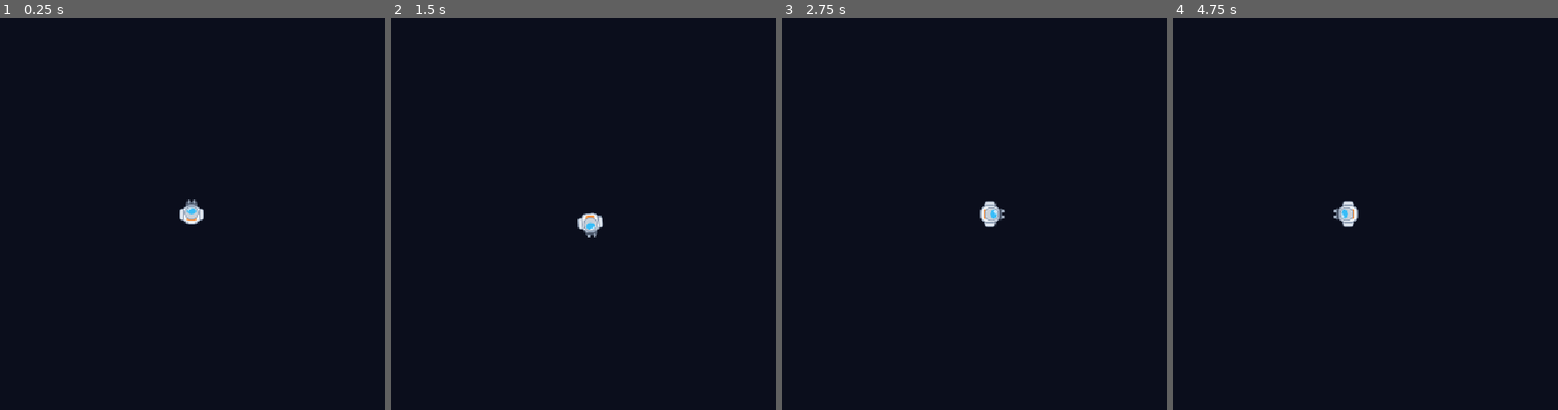
Above: before the commit, frames 1-4 (left to right).
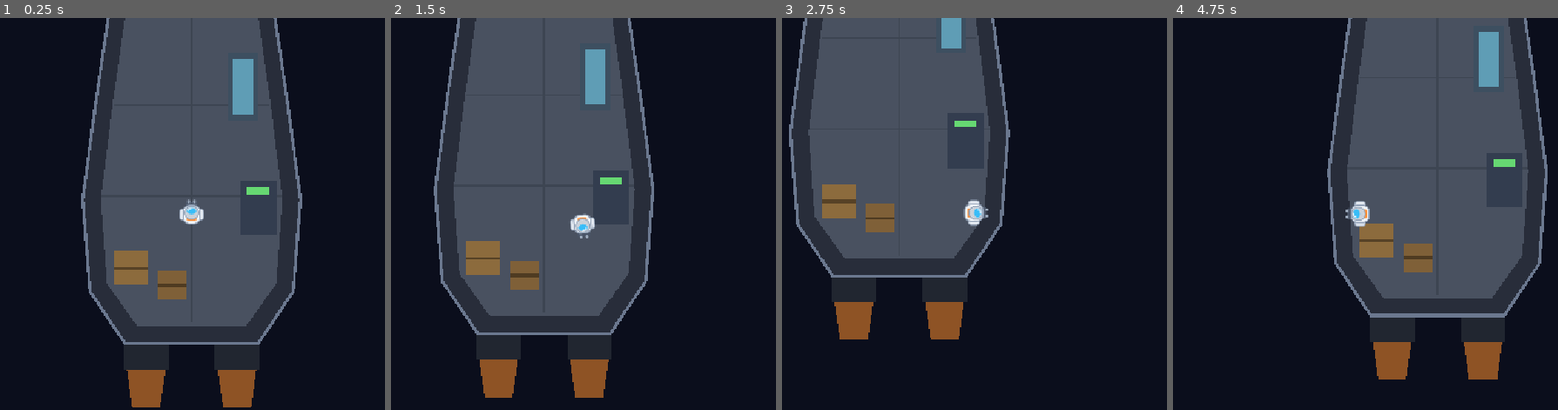
Above: after the commit, the same moments.

Repository: benjr70/space-pirates
Game: Godot game, scene res://scenes/main.tscn
Two runs of this game, one before a commit and one after it. Both use one fixed random seed, a clock stepped at 60 frames per second and the inputs below.
Inputs:
- Up to frame 1 (0.25 s): no input
- Up to frame 2 (1.5 s): tap Enter at 0.5 s; hold D (move_right) 0.53-1.28 s; hold S (move_down) from 1.28 s (still down)
- Up to frame 3 (2.75 s): release S (move_down) at 2.03 s; hold D (move_right) from 2.03 s (still down)
- Up to frame 4 (4.75 s): release D (move_right) at 2.78 s; hold W (move_up) 2.78-3.53 s; hold A (move_left) from 3.53 s (still down)

The runs differ from the first frame. In frame 1, 44% of the frame differs, in the area x 21-79%, y 0-100%; in frame 2, 43%; in frame 3, 36%; in frame 4, 41%.

Commit message:
Add ship interior scene with solid hull walls and props

Diff:
--- /dev/null
+++ b/node_2d.tscn
@@ -0,0 +1,3 @@
+[gd_scene format=3 uid="uid://bxjua58aohp2j"]
+
+[node name="Node2D" type="Node2D" unique_id=1195905853]
--- a/scenes/main.tscn
+++ b/scenes/main.tscn
@@ -1,6 +1,7 @@
-[gd_scene load_steps=2 format=3]
+[gd_scene load_steps=3 format=3]
 
-[ext_resource type="PackedScene" path="res://scenes/player.tscn" id="1_player"]
+[ext_resource type="PackedScene" path="res://scenes/ship.tscn" id="1_ship"]
+[ext_resource type="PackedScene" path="res://scenes/player.tscn" id="2_player"]
 
 [node name="Main" type="Node2D"]
 
@@ -13,5 +14,7 @@
 color = Color(0.043, 0.055, 0.11, 1)
 mouse_filter = 2
 
-[node name="Player" parent="." instance=ExtResource("1_player")]
-position = Vector2(576, 324)
+[node name="Ship" parent="." instance=ExtResource("1_ship")]
+
+[node name="Player" parent="." instance=ExtResource("2_player")]
+position = Vector2(0, 150)
--- /dev/null
+++ b/scenes/ship.tscn
@@ -0,0 +1,164 @@
+[gd_scene load_steps=6 format=3]
+
+[sub_resource type="RectangleShape2D" id="Rect_console"]
+size = Vector2(150, 50)
+
+[sub_resource type="RectangleShape2D" id="Rect_pod"]
+size = Vector2(50, 110)
+
+[sub_resource type="RectangleShape2D" id="Rect_crate_a"]
+size = Vector2(56, 56)
+
+[sub_resource type="RectangleShape2D" id="Rect_crate_b"]
+size = Vector2(48, 48)
+
+[sub_resource type="RectangleShape2D" id="Rect_engine_bay"]
+size = Vector2(60, 90)
+
+[node name="Ship" type="Node2D"]
+
+[node name="EngineGlow" type="Polygon2D" parent="."]
+z_index = -3
+color = Color(0.98, 0.55, 0.18, 0.55)
+polygon = PackedVector2Array(-108, 400, -42, 400, -52, 470, -98, 470)
+
+[node name="EngineGlow2" type="Polygon2D" parent="."]
+z_index = -3
+color = Color(0.98, 0.55, 0.18, 0.55)
+polygon = PackedVector2Array(42, 400, 108, 400, 98, 470, 52, 470)
+
+[node name="Engines" type="Polygon2D" parent="."]
+z_index = -2
+color = Color(0.13, 0.15, 0.19, 1)
+polygon = PackedVector2Array(-112, 340, -38, 340, -38, 408, -112, 408)
+
+[node name="Engines2" type="Polygon2D" parent="."]
+z_index = -2
+color = Color(0.13, 0.15, 0.19, 1)
+polygon = PackedVector2Array(38, 340, 112, 340, 112, 408, 38, 408)
+
+[node name="Hull" type="Polygon2D" parent="."]
+z_index = -2
+color = Color(0.16, 0.18, 0.23, 1)
+polygon = PackedVector2Array(0, -400, 88, -318, 136, -186, 158, -38, 180, 126, 168, 278, 110, 364, -110, 364, -168, 278, -180, 126, -158, -38, -136, -186, -88, -318)
+
+[node name="HullOutline" type="Line2D" parent="."]
+z_index = -1
+points = PackedVector2Array(0, -400, 88, -318, 136, -186, 158, -38, 180, 126, 168, 278, 110, 364, -110, 364, -168, 278, -180, 126, -158, -38, -136, -186, -88, -318)
+closed = true
+width = 5.0
+default_color = Color(0.42, 0.47, 0.56, 1)
+joint_mode = 2
+
+[node name="Floor" type="Polygon2D" parent="."]
+z_index = -1
+color = Color(0.29, 0.32, 0.38, 1)
+polygon = PackedVector2Array(0, -355, 70, -295, 110, -175, 130, -35, 150, 125, 140, 265, 90, 335, -90, 335, -140, 265, -150, 125, -130, -35, -110, -175, -70, -295)
+
+[node name="FloorSeams" type="Line2D" parent="."]
+z_index = -1
+points = PackedVector2Array(-128, -30, 128, -30)
+width = 3.0
+default_color = Color(0.24, 0.27, 0.32, 1)
+
+[node name="FloorSeams2" type="Line2D" parent="."]
+z_index = -1
+points = PackedVector2Array(-149, 120, 149, 120)
+width = 3.0
+default_color = Color(0.24, 0.27, 0.32, 1)
+
+[node name="FloorSeams3" type="Line2D" parent="."]
+z_index = -1
+points = PackedVector2Array(0, -300, 0, 330)
+width = 3.0
+default_color = Color(0.24, 0.27, 0.32, 1)
+
+[node name="ObservationGlass" type="Polygon2D" parent="."]
+z_index = -1
+color = Color(0.05, 0.09, 0.17, 1)
+polygon = PackedVector2Array(0, -348, 58, -298, 46, -272, -46, -272, -58, -298)
+
+[node name="ObservationGlassEdge" type="Line2D" parent="."]
+z_index = -1
+points = PackedVector2Array(0, -348, 58, -298, 46, -272, -46, -272, -58, -298)
+closed = true
+width = 3.0
+default_color = Color(0.35, 0.62, 0.78, 1)
+
+[node name="Walls" type="StaticBody2D" parent="."]
+
+[node name="CollisionPolygon2D" type="CollisionPolygon2D" parent="Walls"]
+build_mode = 1
+polygon = PackedVector2Array(0, -355, 70, -295, 110, -175, 130, -35, 150, 125, 140, 265, 90, 335, -90, 335, -140, 265, -150, 125, -130, -35, -110, -175, -70, -295)
+
+[node name="Console" type="StaticBody2D" parent="."]
+position = Vector2(0, -235)
+
+[node name="Body" type="Polygon2D" parent="Console"]
+color = Color(0.2, 0.24, 0.31, 1)
+polygon = PackedVector2Array(-75, -25, 75, -25, 75, 25, -75, 25)
+
+[node name="Screen" type="Polygon2D" parent="Console"]
+color = Color(0.22, 0.75, 0.9, 1)
+polygon = PackedVector2Array(-62, -17, 62, -17, 62, 3, -62, 3)
+
+[node name="CollisionShape2D" type="CollisionShape2D" parent="Console"]
+shape = SubResource("Rect_console")
+
+[node name="CryoPod" type="StaticBody2D" parent="."]
+position = Vector2(85, -60)
+
+[node name="Body" type="Polygon2D" parent="CryoPod"]
+color = Color(0.24, 0.31, 0.38, 1)
+polygon = PackedVector2Array(-25, -55, 25, -55, 25, 55, -25, 55)
+
+[node name="Glass" type="Polygon2D" parent="CryoPod"]
+color = Color(0.42, 0.72, 0.82, 0.75)
+polygon = PackedVector2Array(-17, -46, 17, -46, 17, 46, -17, 46)
+
+[node name="CollisionShape2D" type="CollisionShape2D" parent="CryoPod"]
+shape = SubResource("Rect_pod")
+
+[node name="CrateA" type="StaticBody2D" parent="."]
+position = Vector2(-100, 240)
+
+[node name="Body" type="Polygon2D" parent="CrateA"]
+color = Color(0.55, 0.42, 0.24, 1)
+polygon = PackedVector2Array(-28, -28, 28, -28, 28, 28, -28, 28)
+
+[node name="Strap" type="Line2D" parent="CrateA"]
+points = PackedVector2Array(-28, 0, 28, 0)
+width = 5.0
+default_color = Color(0.34, 0.26, 0.15, 1)
+
+[node name="CollisionShape2D" type="CollisionShape2D" parent="CrateA"]
+shape = SubResource("Rect_crate_a")
+
+[node name="CrateB" type="StaticBody2D" parent="."]
+position = Vector2(-32, 268)
+
+[node name="Body" type="Polygon2D" parent="CrateB"]
+color = Color(0.5, 0.38, 0.22, 1)
+polygon = PackedVector2Array(-24, -24, 24, -24, 24, 24, -24, 24)
+
+[node name="Strap" type="Line2D" parent="CrateB"]
+points = PackedVector2Array(-24, 0, 24, 0)
+width = 5.0
+default_color = Color(0.31, 0.23, 0.13, 1)
+
+[node name="CollisionShape2D" type="CollisionShape2D" parent="CrateB"]
+shape = SubResource("Rect_crate_b")
+
+[node name="EngineBay" type="StaticBody2D" parent="."]
+position = Vector2(110, 140)
+
+[node name="Body" type="Polygon2D" parent="EngineBay"]
+color = Color(0.2, 0.24, 0.31, 1)
+polygon = PackedVector2Array(-30, -45, 30, -45, 30, 45, -30, 45)
+
+[node name="Light" type="Polygon2D" parent="EngineBay"]
+color = Color(0.4, 0.85, 0.45, 1)
+polygon = PackedVector2Array(-18, -34, 18, -34, 18, -22, -18, -22)
+
+[node name="CollisionShape2D" type="CollisionShape2D" parent="EngineBay"]
+shape = SubResource("Rect_engine_bay")
